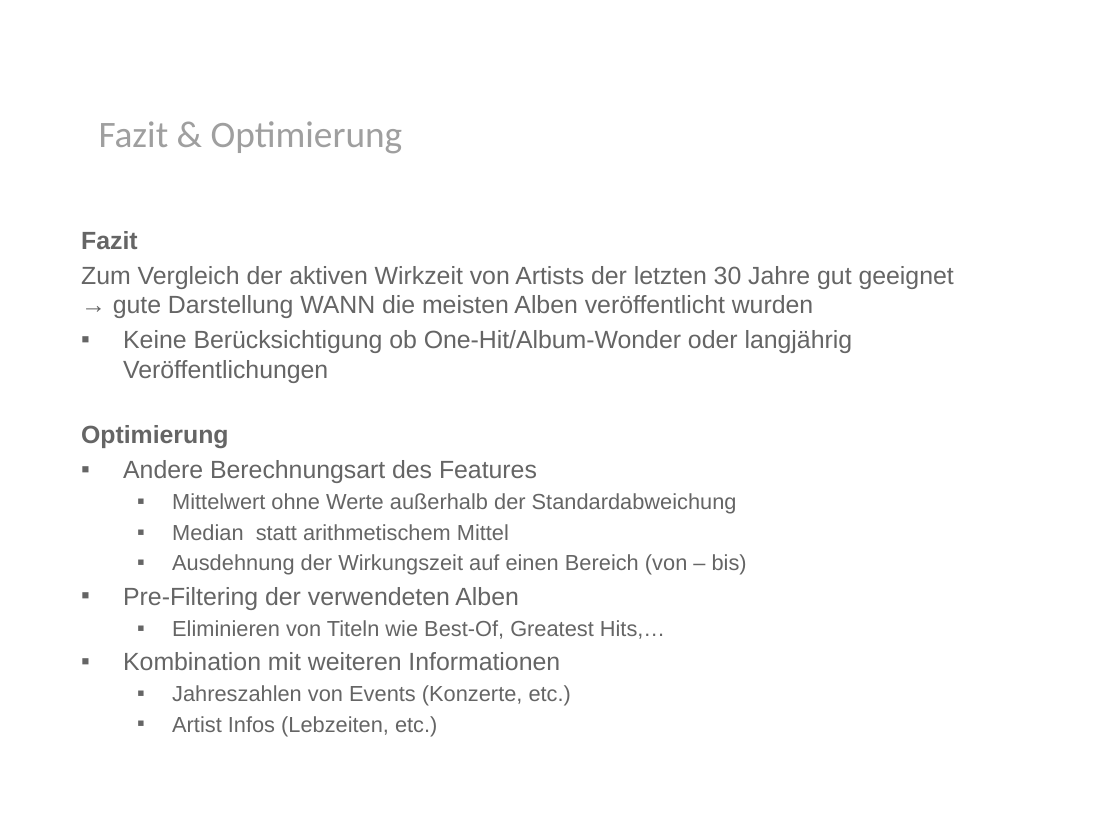
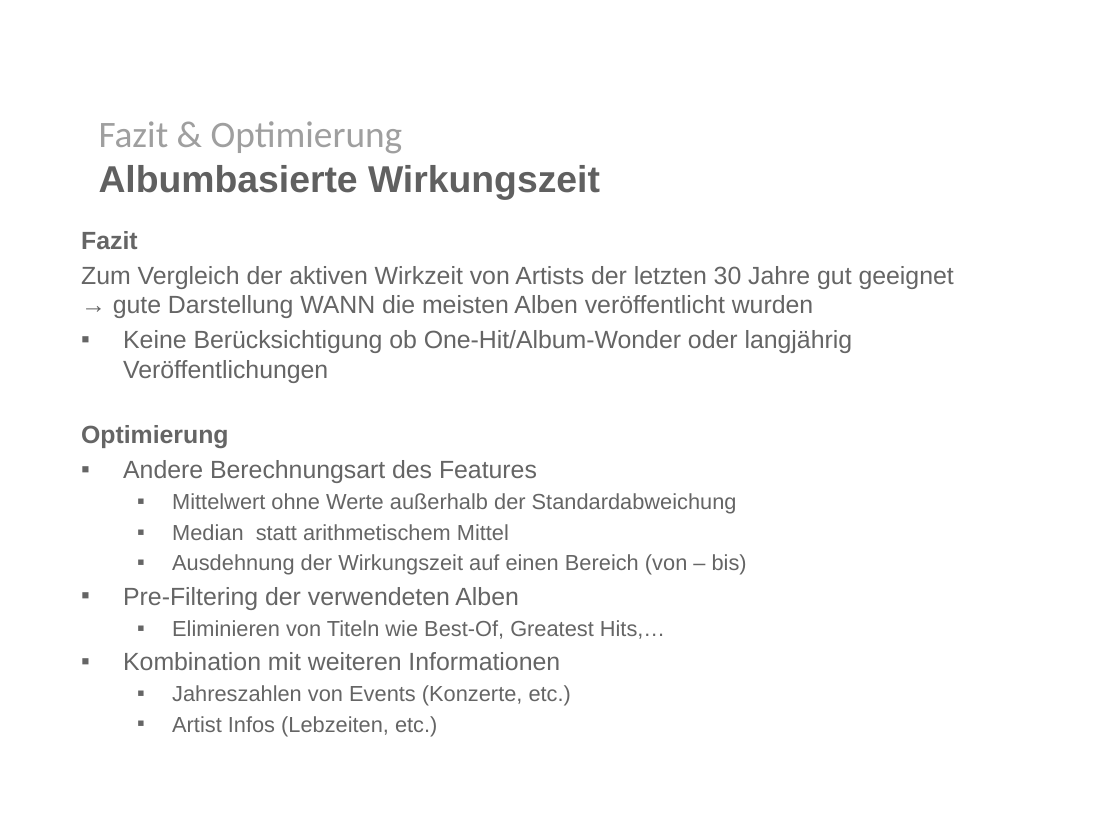
Before and after one commit to rohanprojects/mirlastfm, a slide deck: slide 13 of presentation/presentation.pptx. Drawn at 1120x840 pixels with LibreOffice and Linux fonts; fonts in the diff are those of the drawing; background and template pictures are left out. Boxes give left, top, right and bottom in pixels: in the first picture for what was removed or moved away, otherwise in the second. Text is boxed around its words. In the diff, an @@ line names an element or a change of style, - is before the commit and + after.

```diff
--- a/presentation/presentation.pptx
+++ b/presentation/presentation.pptx
@@ text at (x1=99, y1=121, x2=600, y2=200): text changed; font Calibri to Arial; text colour #9F9F9F to #606060; bold on @@
-Fazit & Optimierung
+Fazit & Optimierung
+Albumbasierte Wirkungszeit
```
Also in this commit, not shown: 8 other slides changed.
